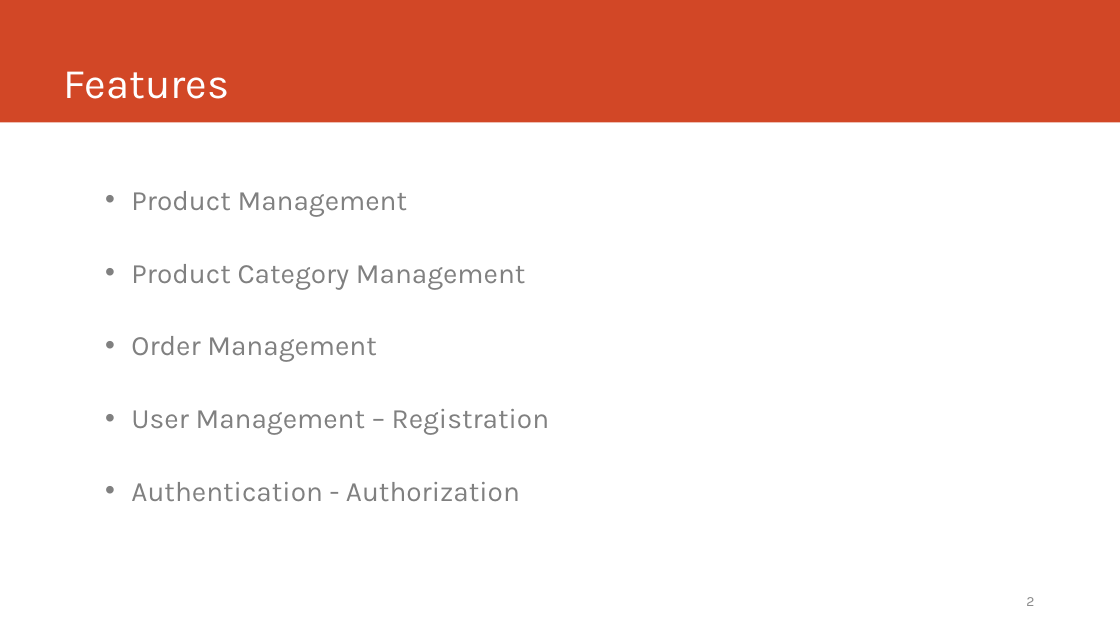
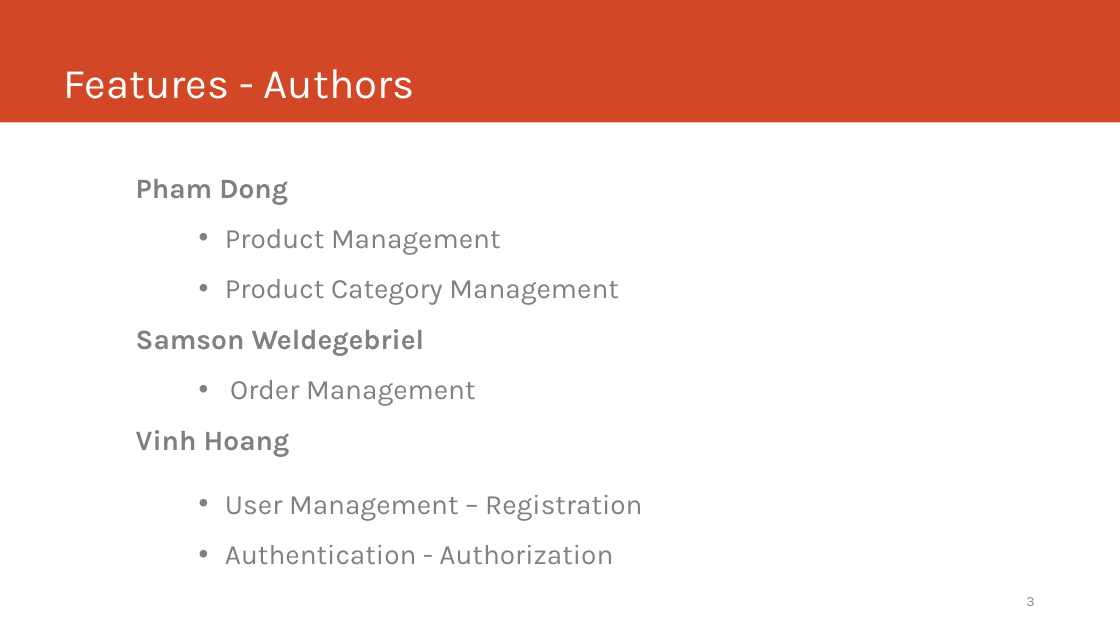
Before and after one commit to hoangvudp/TheCoffeeShop, a slide deck: slide 3 of The Coffee Shop.pptx (slide 2 before the commit). Drawn at 1120x630 pixels with LibreOffice and Linux fonts; fonts in the diff are those of the drawing. Boxes give left, top, right and bottom in pixels: in the first picture for what was removed or moved away, otherwise in the second. Text is boxed around its words. In the diff, an @@ line names an element or a change of style, - is before the commit and + after.

```diff
--- a/The Coffee Shop.pptx
+++ b/The Coffee Shop.pptx
@@ title at box(64, 69, 415, 99): text changed @@
-Features
+Features - Authors
@@ text "Pham Dong": place and size @@
-text "Pham Dong" at box(131, 191, 550, 501)
+text "Pham Dong" at box(136, 179, 643, 564)
@@ text at box(136, 179, 288, 204): paragraph added @@
+Pham Dong
@@ text at box(225, 229, 643, 564): list level 1 to 2 in "Product Management"; list level 1 to 2 in "Product Category Management"; list level 1 to 2 in "Order Management"; list level 1 to 2 in "User Management – Registration"; list level 1 to 2 in "Authentication - Authorization" @@
@@ text at box(136, 329, 425, 355): paragraph added @@
+Samson Weldegebriel
@@ text at box(136, 430, 290, 456): paragraph added @@
+Vinh Hoang
@@ page number at box(1026, 597, 1034, 606): text changed @@
-2
+3
```
Also in this commit, not shown: 1 other slide changed, 1 slide added, 1 slide removed, 5 other files.
